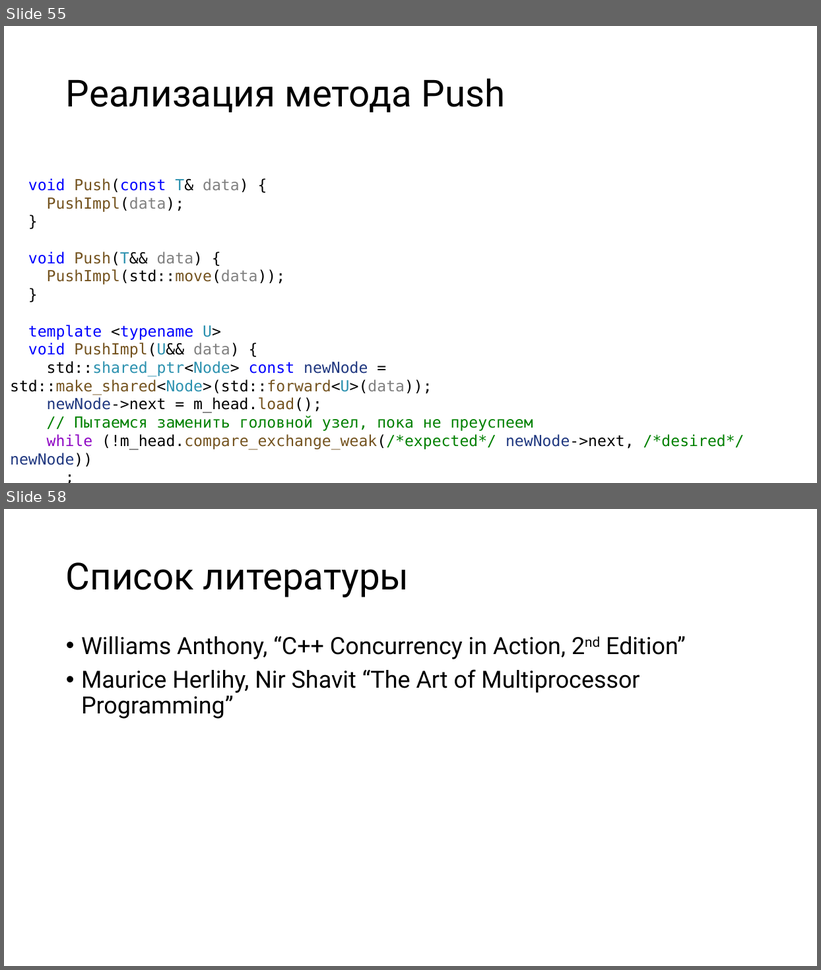
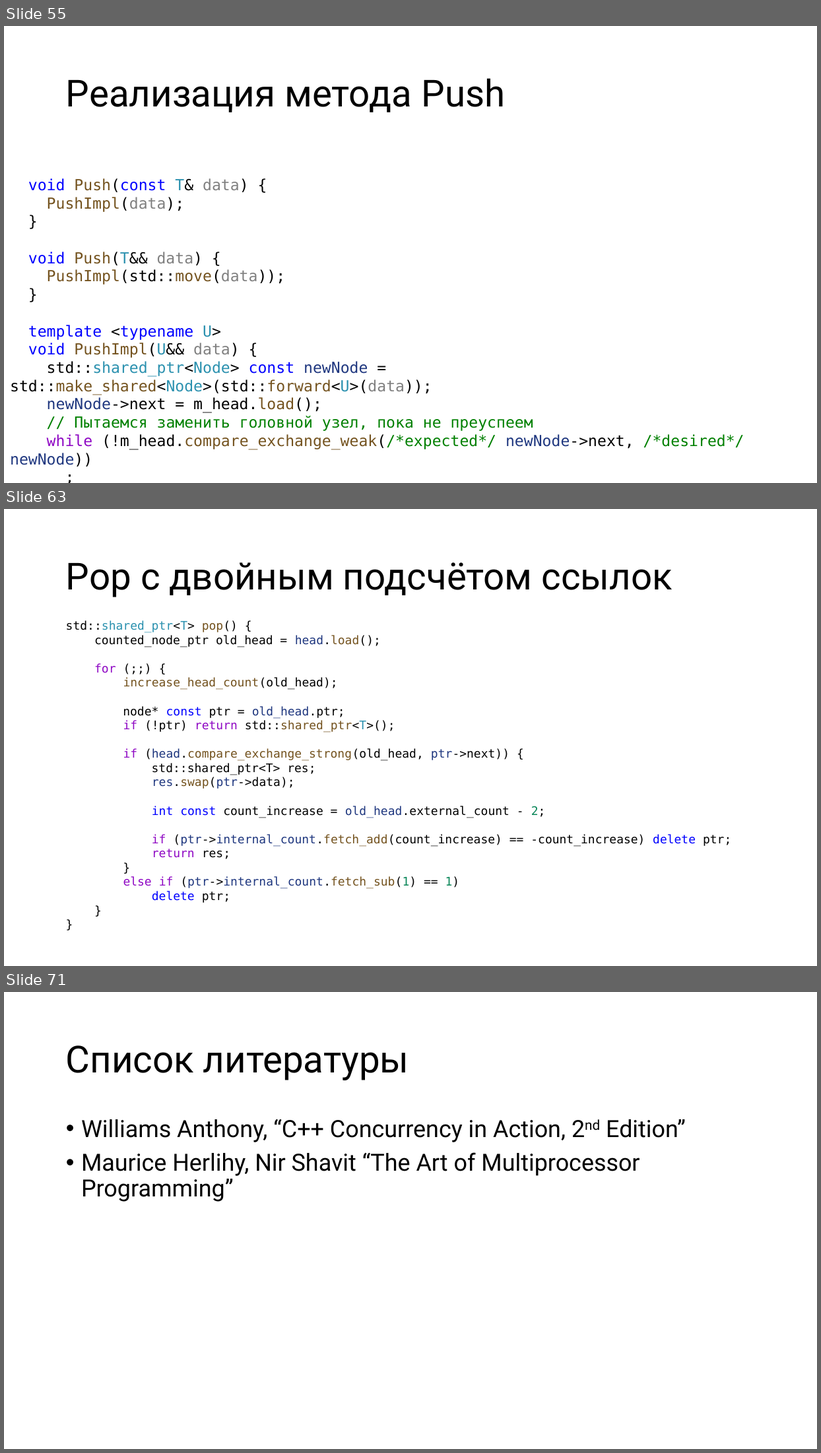
Before and after one commit to alexey-malov/pc, a slide deck: lectures/11/Lock-free алгоритмы и структуры данных.pptx. Shown one above the other, each under a label of ours: slides 55 and 58 before the commit, slides 55, 63 and 71 after it; the slides between them are not shown. The pictures are 821x970 and 821x1453 pixels, drawn with LibreOffice and Linux fonts; fonts in the diff are those of the drawing. Boxes give left, top, right and bottom in pixels: in the first picture for what was removed or moved away, otherwise in the second. Text is boxed around its words. In the diff, an @@ line names an element or a change of style, - is before the commit and + after.

```diff
--- a/lectures/11/Lock-free алгоритмы и структуры данных.pptx
+++ b/lectures/11/Lock-free алгоритмы и структуры данных.pptx
@@ slide 63 added at [4,509,817,966], background #FFFFFF @@
@@ title added at [66,562,673,597], 44 pt, text #000000 @@
+Pop с двойным подсчётом ссылок
@@ text added at [66,621,731,903], 14 pt, text #000000 @@
+std::shared_ptr<T> pop() {
+counted_node_ptr old_head = head.load();
+for (;;) {
+increase_head_count(old_head);
+node* const ptr = old_head.ptr;
+if (!ptr) return std::shared_ptr<T>();
+if (head.compare_exchange_strong(old_head, ptr->next)) {
+std::shared_ptr<T> res;
+res.swap(ptr->data);
+int const count_increase = old_head.external_count - 2;
+if (ptr->internal_count.fetch_add(count_increase) == -count_increase) delete ptr;
+return res;
+}
+else if (ptr->internal_count.fetch_sub(1) == 1)
+delete ptr;
+}
+}
@@ what was slide 58 is now slide 71 @@
```
Also in this commit, not shown: 4 slides changed, 12 other slides added.
